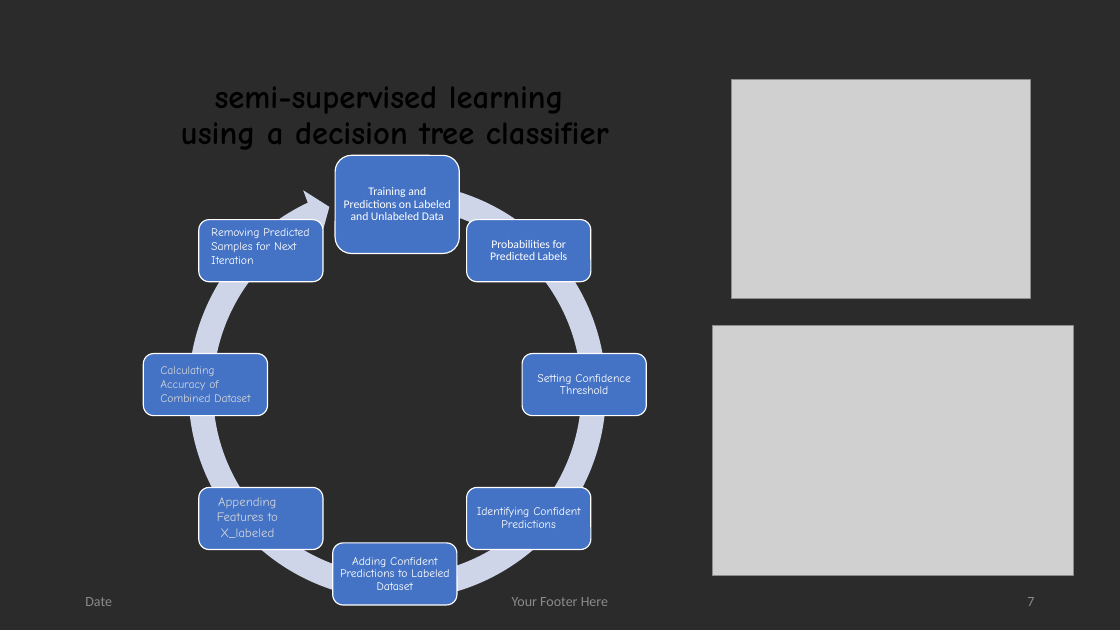
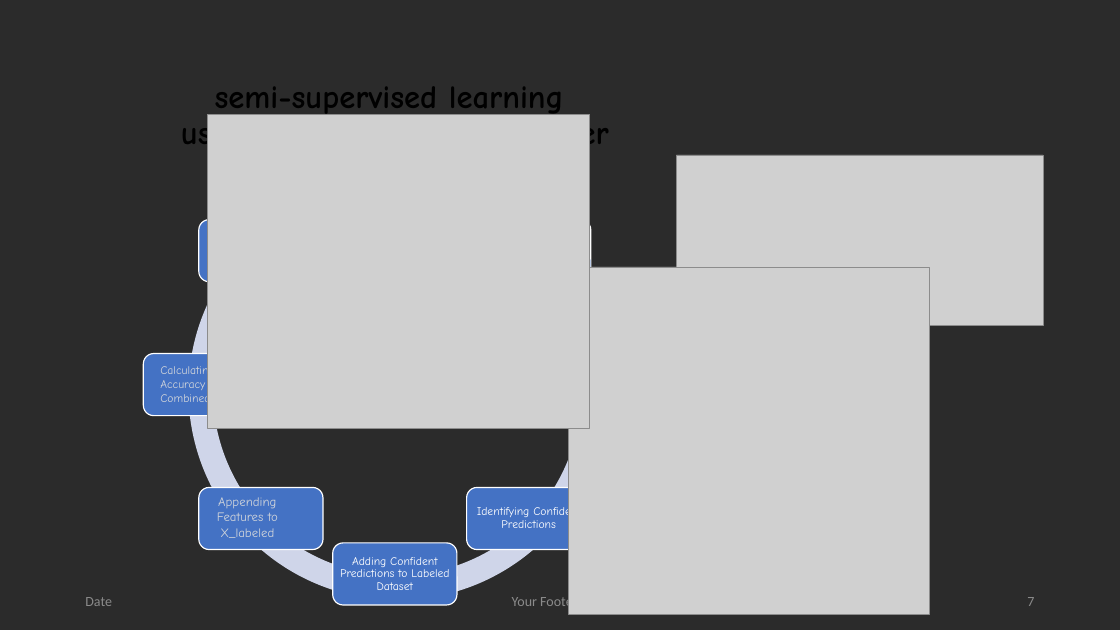
Before and after one commit to dinaomidvartehrani/Adult-Census-Income-Analysis, a slide deck: slide 7 of Presentation.pptx. Drawn at 1120x630 pixels with LibreOffice and Linux fonts; fonts in the diff are those of the drawing; grey boxes stand for pictures; background and template pictures are left out; a plain dark background stands for a picture behind light text. Boxes give left, top, right and bottom in pixels: in the first picture for what was removed or moved away, otherwise in the second. Text is boxed around its words. In the diff, an @@ line names an element or a change of style, - is before the commit and + after.

```diff
--- a/Presentation.pptx
+++ b/Presentation.pptx
@@ picture added at (x1=208, y1=114, x2=589, y2=429) @@
@@ rounded rectangle removed at (x1=335, y1=155, x2=460, y2=254) @@
@@ picture resized from (x1=731, y1=79, x2=1030, y2=299) to (x1=676, y1=155, x2=1044, y2=326) @@
@@ text removed at (x1=344, y1=187, x2=451, y2=220) @@
-Training and Predictions on Labeled and Unlabeled Data
@@ picture added at (x1=569, y1=267, x2=929, y2=615) @@
@@ picture removed at (x1=712, y1=326, x2=1073, y2=576) @@
```
Also in this commit, not shown: 5 other slides changed.
